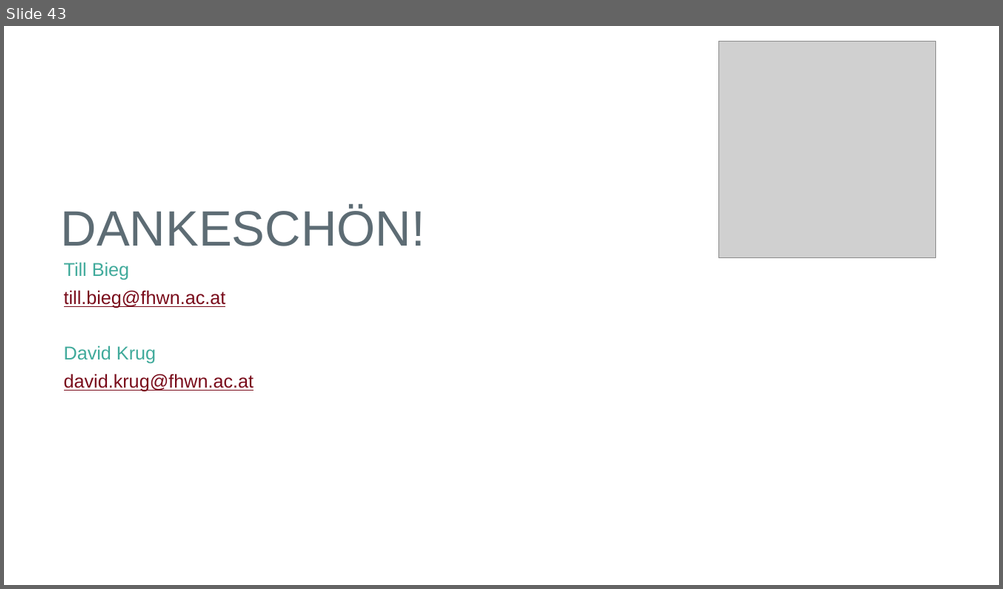
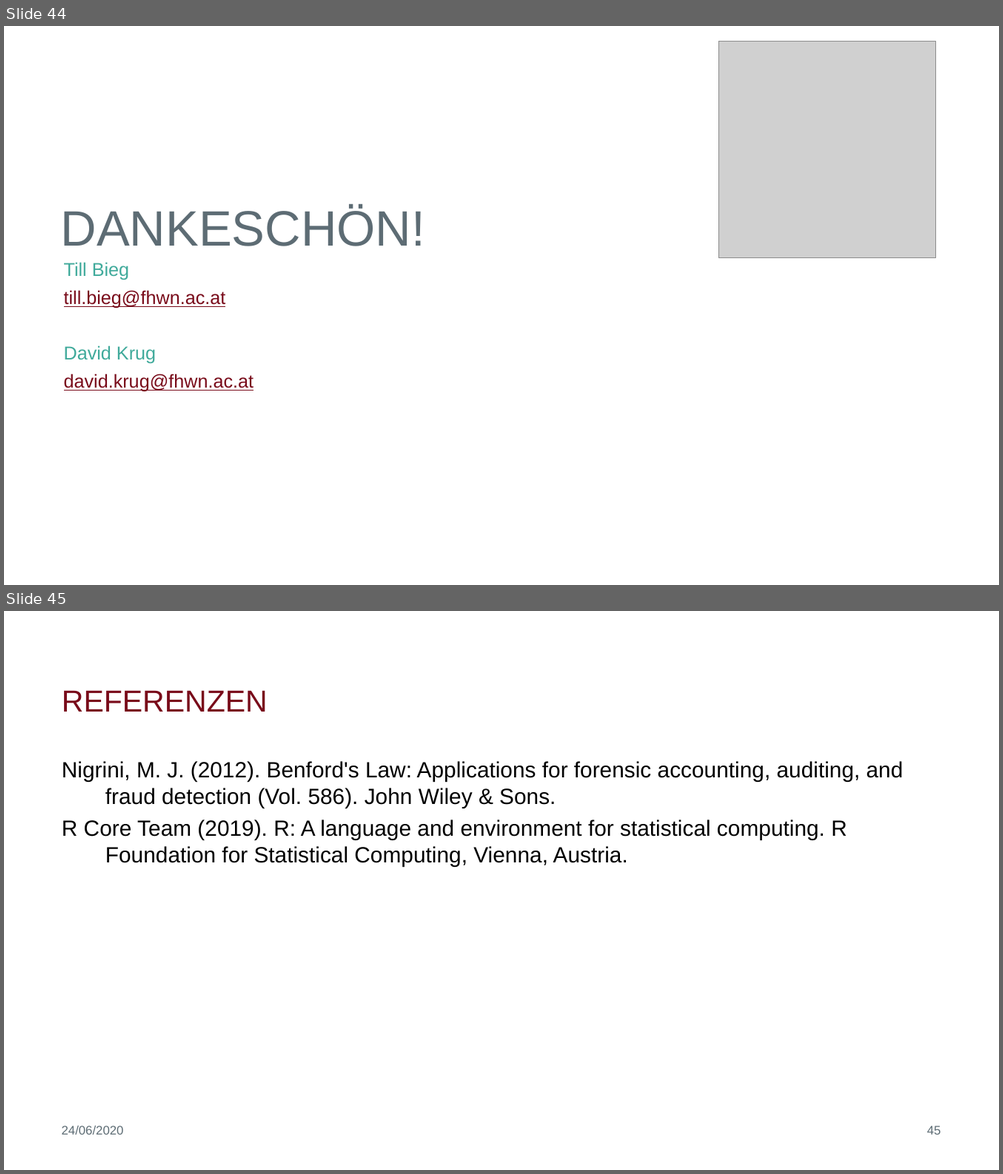
Before and after one commit to biegt/auditing_case_study, a slide deck: 04_output/Präsentation_Case_Study_1_Bieg_Krug.pptx. Shown one above the other, each under a label of ours: slide 43 before the commit, slides 44 and 45 after it. The pictures are 1003x589 and 1003x1174 pixels, drawn with LibreOffice and Linux fonts; fonts in the diff are those of the drawing; grey boxes stand for pictures; background and template pictures are left out. Boxes give left, top, right and bottom in pixels: in the first picture for what was removed or moved away, otherwise in the second. Text is boxed around its words. In the diff, an @@ line names an element or a change of style, - is before the commit and + after.

```diff
--- a/04_output/Präsentation_Case_Study_1_Bieg_Krug.pptx
+++ b/04_output/Präsentation_Case_Study_1_Bieg_Krug.pptx
@@ slide 45 added at (4,611,999,1170), background #FFFFFF @@
@@ title added at (62,690,267,712), 29.3 pt, text #790B1A @@
+REFERENZEN
@@ text added at (62,761,903,866), 21.3 pt, text #000000 @@
+Nigrini, M. J. (2012). Benford's Law: Applications for forensic accounting, auditing, and fraud detection (Vol. 586). John Wiley & Sons.
+R Core Team (2019). R: A language and environment for statistical computing. R Foundation for Statistical Computing, Vienna, Austria.
@@ text added at (62,1126,124,1135), 12 pt, text #5D6C74 @@
+24/06/2020
@@ page number added at (927,1126,941,1135), 12 pt, text #5D6C74 @@
+45
@@ what was slide 43 is now slide 44 @@
```
Also in this commit, not shown: 40 slides changed, 1 other slide added, 1 other file.
